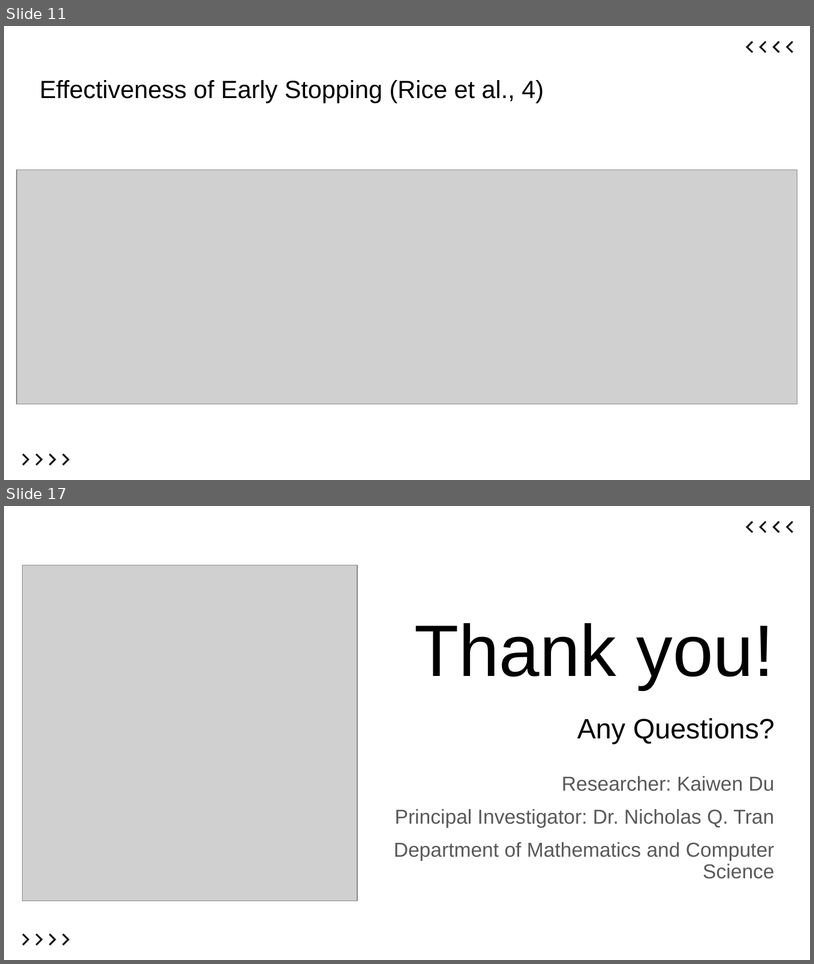
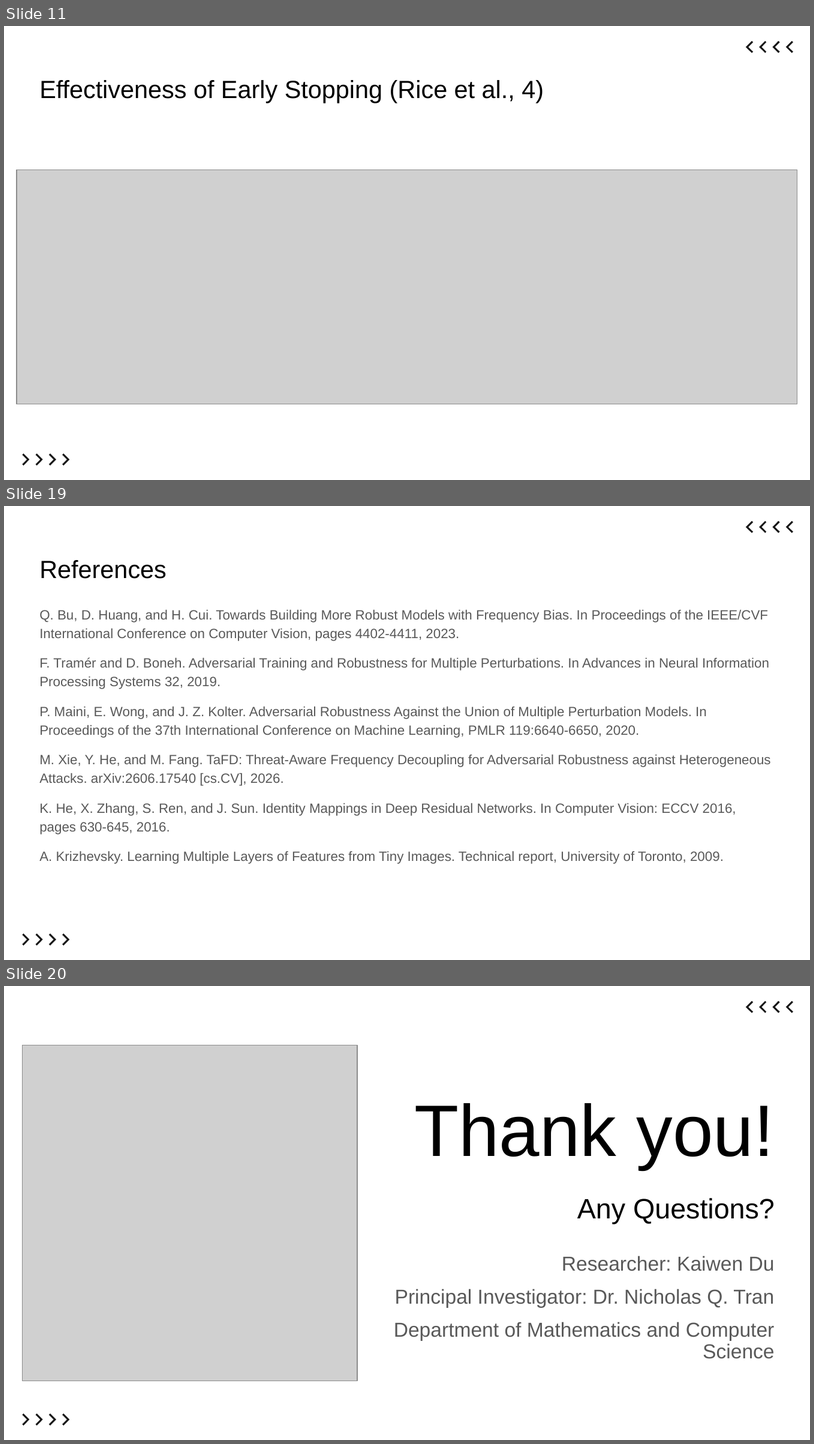
Before and after one commit to ItsKaiwenDu/Robust-Overfitting, a slide deck: report/slides.pptx. Shown one above the other, each under a label of ours: slides 11 and 17 before the commit, slides 11, 19 and 20 after it; the slides between them are not shown. The pictures are 814x964 and 814x1444 pixels, drawn with LibreOffice and Linux fonts; fonts in the diff are those of the drawing; grey boxes stand for pictures. Boxes give left, top, right and bottom in pixels: in the first picture for what was removed or moved away, otherwise in the second. Text is boxed around its words. In the diff, an @@ line names an element or a change of style, - is before the commit and + after.

```diff
--- a/report/slides.pptx
+++ b/report/slides.pptx
@@ slide 19 added at (x1=4, y1=506, x2=810, y2=960), background #FFFFFF @@
@@ group added at (x1=746, y1=520, x2=794, y2=532): 4 freeform shapes @@
@@ title added at (x1=39, y1=560, x2=167, y2=579), 22.2 pt, text #000000 @@
+References
@@ text added at (x1=39, y1=610, x2=771, y2=864), 12 pt, text #595959 @@
+Q. Bu, D. Huang, and H. Cui. Towards Building More Robust Models with Frequency Bias. In Proceedings of the IEEE/CVF International Conference on Computer Vision, pages 4402-4411, 2023.
+F. Tramér and D. Boneh. Adversarial Training and Robustness for Multiple Perturbations. In Advances in Neural Information Processing Systems 32, 2019.
+P. Maini, E. Wong, and J. Z. Kolter. Adversarial Robustness Against the Union of Multiple Perturbation Models. In Proceedings of the 37th International Conference on Machine Learning, PMLR 119:6640-6650, 2020.
+M. Xie, Y. He, and M. Fang. TaFD: Threat-Aware Frequency Decoupling for Adversarial Robustness against Heterogeneous Attacks. arXiv:2606.17540 [cs.CV], 2026.
+K. He, X. Zhang, S. Ren, and J. Sun. Identity Mappings in Deep Residual Networks. In Computer Vision: ECCV 2016, pages 630-645, 2016.
+A. Krizhevsky. Learning Multiple Layers of Features from Tiny Images. Technical report, University of Toronto, 2009.
@@ group added at (x1=23, y1=933, x2=69, y2=945): 4 freeform shapes @@
@@ what was slide 17 is now slide 20 @@
```
Also in this commit, not shown: 2 slides changed, 5 other slides added, 3 slides removed.
